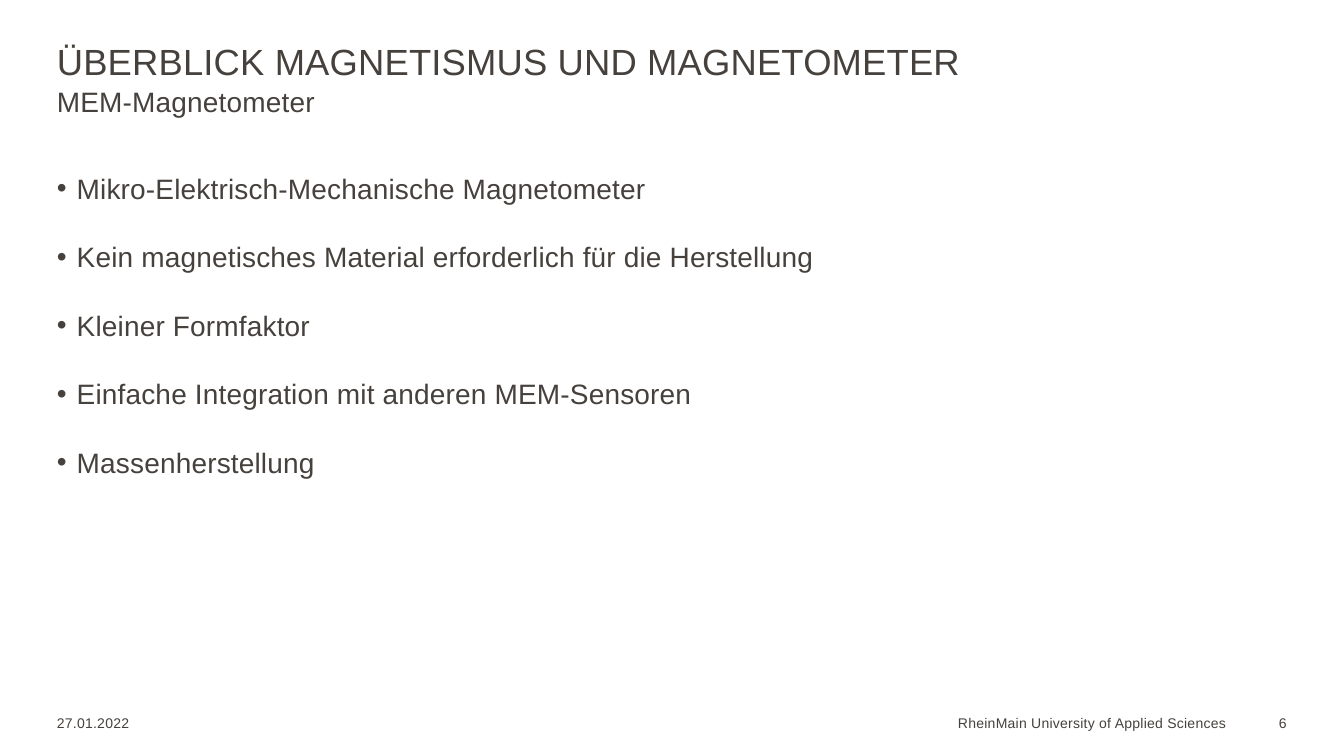
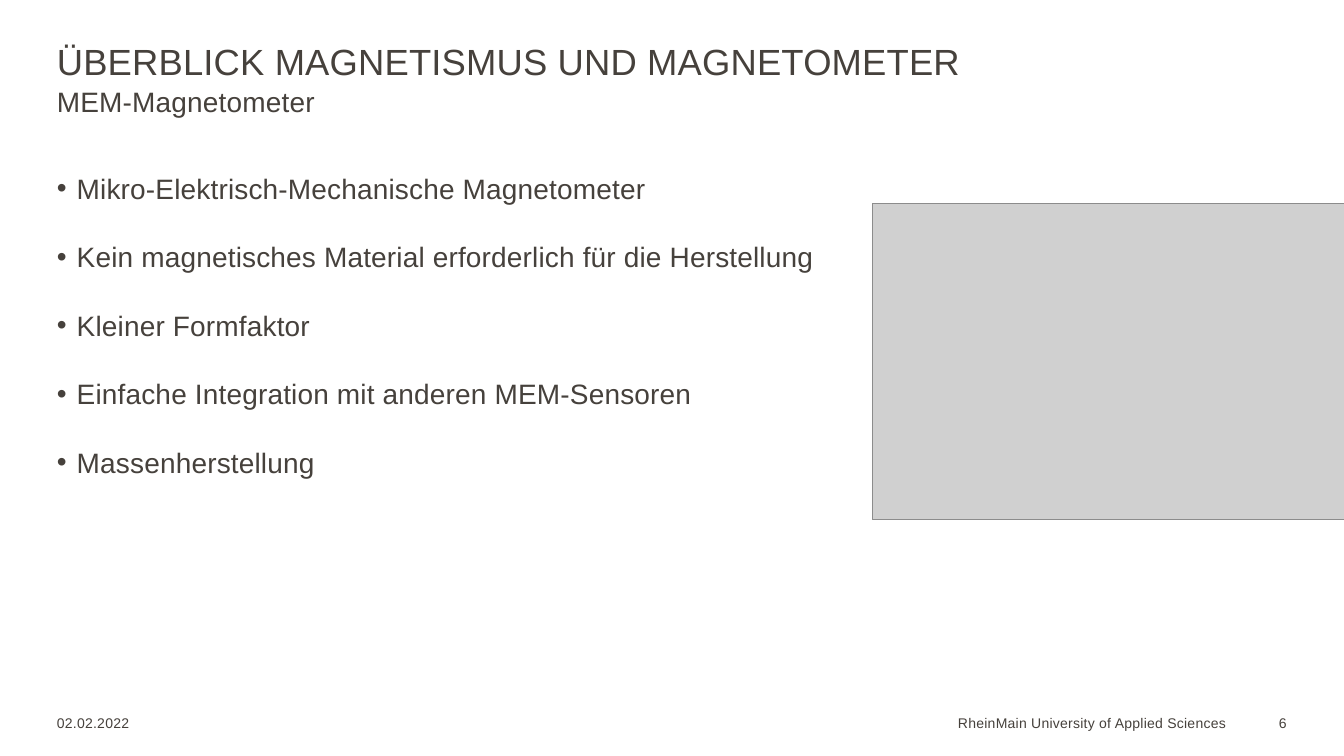
Before and after one commit to Georgios24816/hsrm, a slide deck: slide 6 of 5/Seminar/Georgios_Markou_10.odp. Drawn at 1344x756 pixels with LibreOffice and Linux fonts; fonts in the diff are those of the drawing; grey boxes stand for pictures; background and template pictures are left out. Boxes give left, top, right and bottom in pixels: in the first picture for what was removed or moved away, otherwise in the second. Text is boxed around its words. In the diff, an @@ line names an element or a change of style, - is before the commit and + after.

```diff
--- a/5/Seminar/Georgios_Markou_10.odp
+++ b/5/Seminar/Georgios_Markou_10.odp
@@ picture added at <box>872,204,1344,519</box> @@
@@ text at <box>57,718,129,728</box>: text changed @@
-27.01.2022
+02.02.2022
```
Also in this commit, not shown: 10 other slides changed, 1 slide added, 2 other files.
